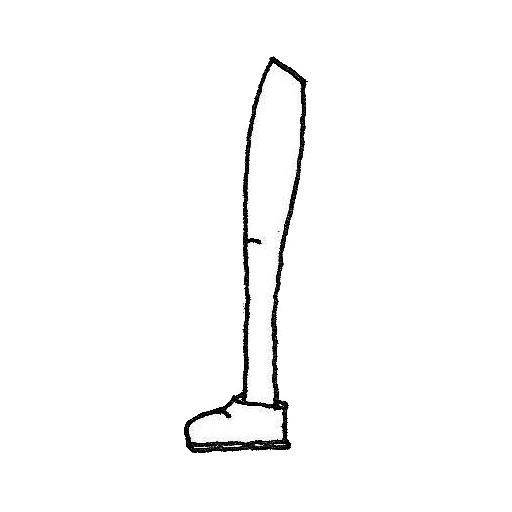
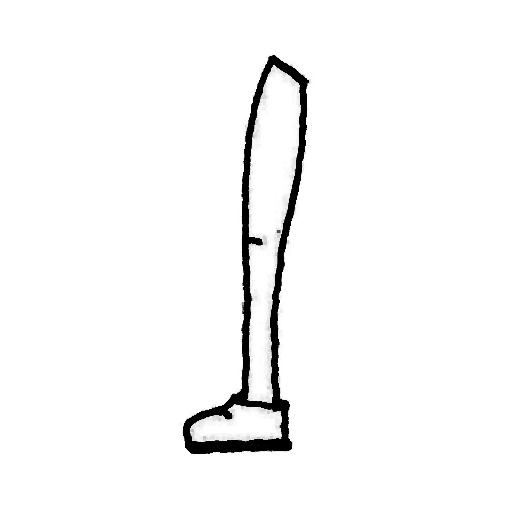
Before/after of a w=512, h=512 layered artwork. What changed in the layer stack:
painted on "Layer 1" over [179, 52, 314, 456]
